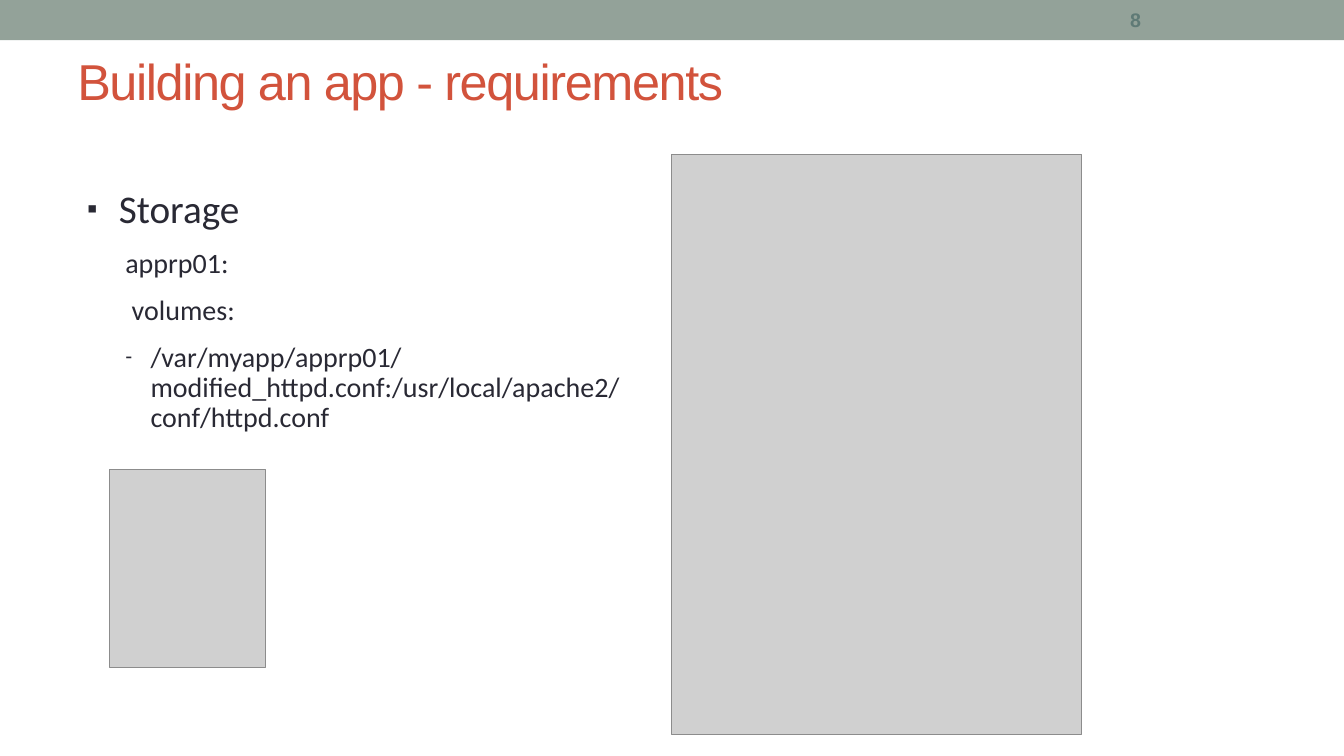
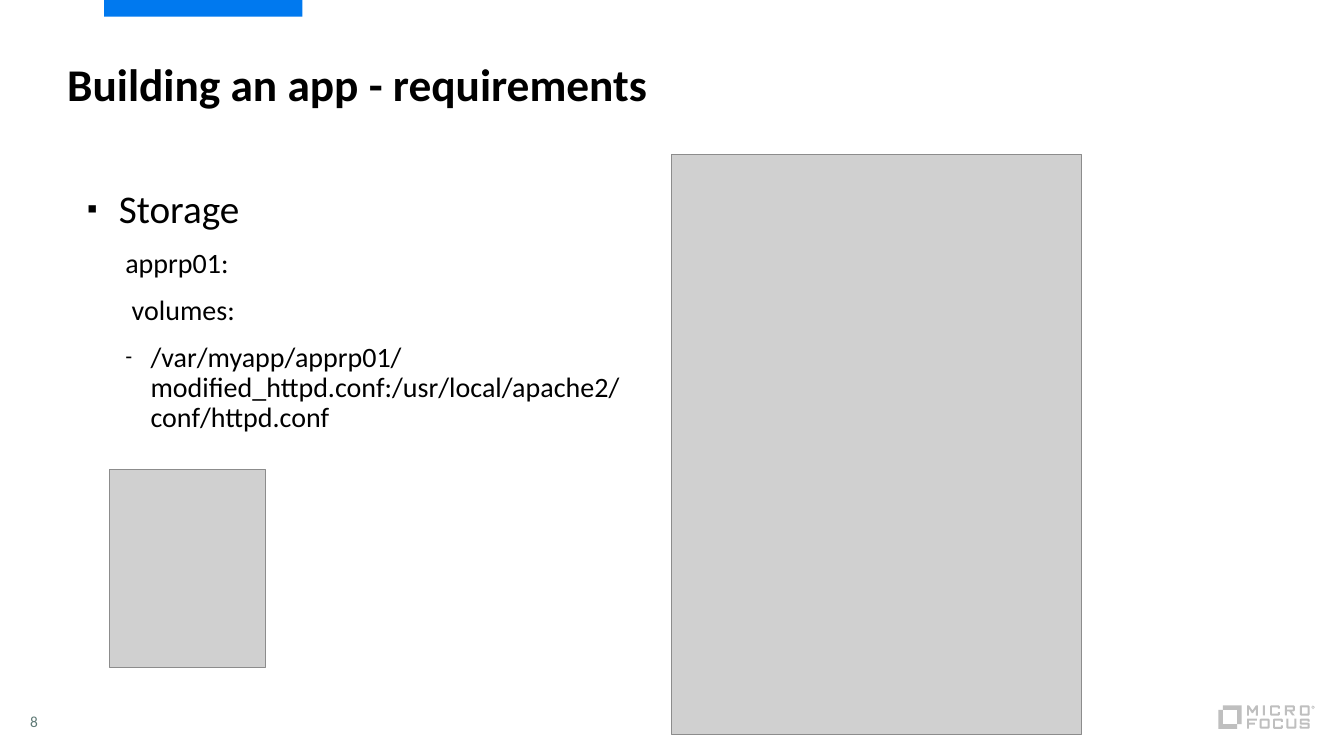
Before and after one commit to shrey-d/msrit-docker, a slide deck: slide 8 of Session_3/02_Docker_Compose.pptx. Drawn at 1344x756 pixels with LibreOffice and Linux fonts; fonts in the diff are those of the drawing; grey boxes stand for pictures. Boxes give left, top, right and bottom in pixels: in the first picture for what was removed or moved away, otherwise in the second. Text is boxed around its words. In the diff, an @@ line names an element or a change of style, - is before the commit and + after.

```diff
--- a/Session_3/02_Docker_Compose.pptx
+++ b/Session_3/02_Docker_Compose.pptx
@@ rectangle removed at [0,0,1344,40] @@
@@ rectangle added at [104,0,302,17], fill #0079EF @@
@@ title "Building an app - requirements" at [67,69,647,109]: size 36 to 32.4 pt, font Arial to Calibri, text colour #D2533C to #000000, letter spacing -1 to 0 pt, bold on; line spacing 1 to 0.9; vertical alignment middle to top @@
@@ text "Storage" at [119,197,620,432]: text colour #292934 to #000000 @@
@@ page number: place and size @@
-page number at [1130,14,1141,27]
+page number at [30,716,38,727]
@@ page number at [30,716,38,727]: size 14 to 11 pt, font Arial to Calibri, bold off @@
@@ group added at [1219,706,1316,729]: 12 freeform shapes, 1 rectangle @@
```
Also in this commit, not shown: 10 other slides changed, 2 other files.
